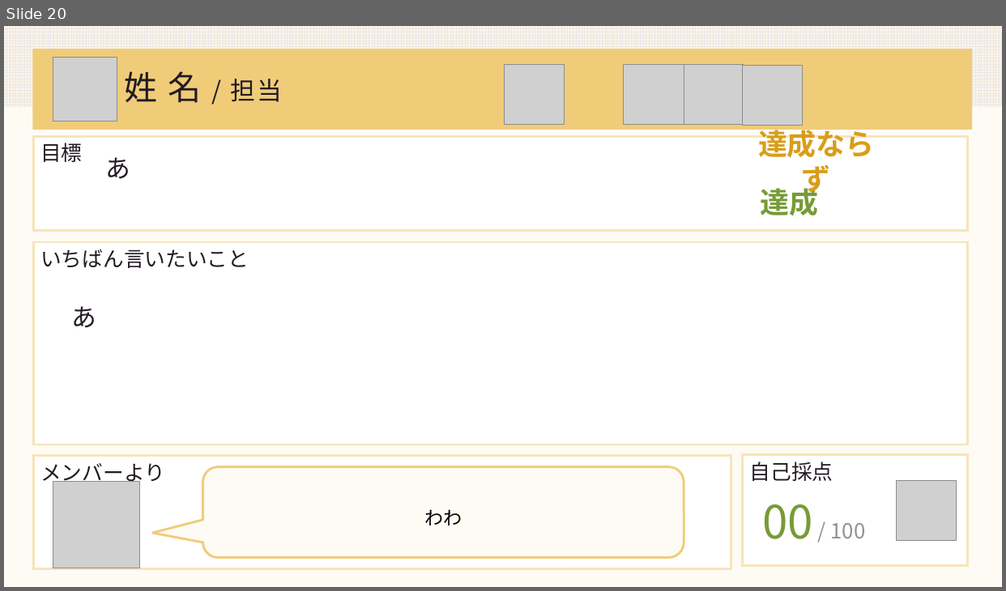
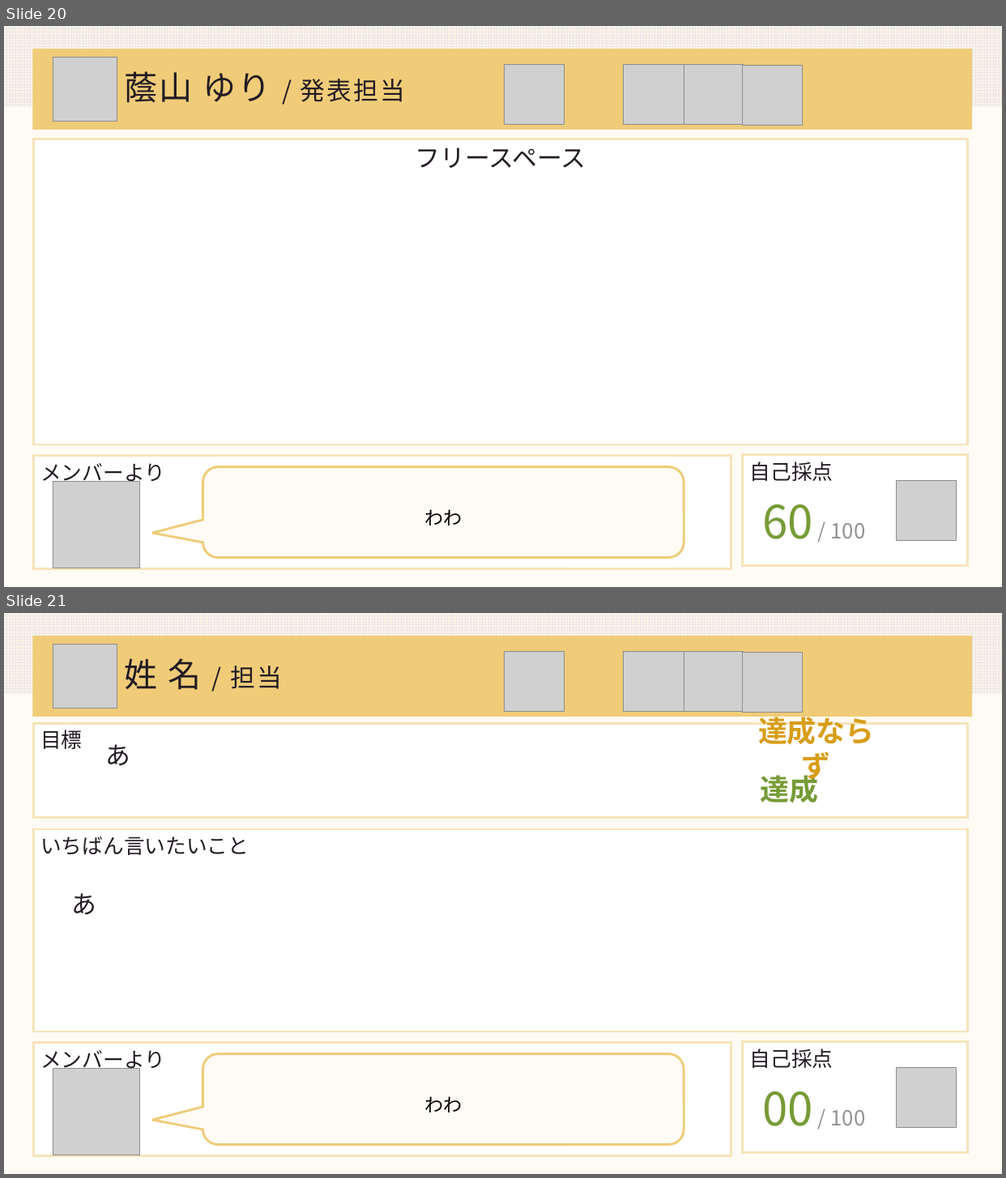
Before and after one commit to DOJO-2021/A-4, a slide deck: documents/worldMap発表資料.pptx. Shown one above the other, each under a label of ours: slide 20 before the commit, slides 20 and 21 after it. The pictures are 1006x591 and 1006x1178 pixels, drawn with LibreOffice and Linux fonts; fonts in the diff are those of the drawing; grey boxes stand for pictures. Boxes give left, top, right and bottom in pixels: in the first picture for what was removed or moved away, otherwise in the second. Text is boxed around its words. In the diff, an @@ line names an element or a change of style, - is before the commit and + after.

Commit message:
発表資料

```diff
--- a/documents/worldMap発表資料.pptx
+++ b/documents/worldMap発表資料.pptx
@@ slide 20 added at (4, 26, 1002, 587), background #FCF5E5 at 40% opacity; not listed: 2 template elements that a slide beside it also shows @@
@@ picture added at (53, 58, 117, 121) @@
@@ title added at (125, 71, 405, 103), 24 pt, text #231B23 @@
+蔭山 ゆり / 発表担当
@@ picture added at (504, 65, 564, 125) @@
@@ picture added at (624, 65, 684, 125) @@
@@ picture added at (683, 65, 743, 125) @@
@@ picture added at (743, 65, 803, 125) @@
@@ rectangle added at (33, 139, 967, 446), fill #FFFFFF, outline #F7E4BA 2.25 pt, 24 pt, text #231B23 @@
+フリースペース
@@ rectangle added at (33, 456, 731, 570), fill #FFFFFF, outline #F7E4BA 2.25 pt, 20 pt, text #231B23 @@
+メンバーより
@@ rectangle added at (743, 455, 967, 565), fill #FFFFFF, outline #F7E4BA 2.25 pt, 20 pt, text #231B23 @@
+自己採点
@@ picture added at (53, 482, 139, 568) @@
@@ rounded speech box added at (203, 467, 684, 557), fill #FEFBF5, outline #F0CC79 2.25 pt, 18 pt, text #000000 @@
+わわ
@@ picture added at (897, 480, 957, 540) @@
@@ text added at (762, 505, 865, 540), 20 pt, text #929292 @@
+60 / 100
@@ what was slide 20 is now slide 21 @@
```
Also in this commit, not shown: 1 slide changed.
